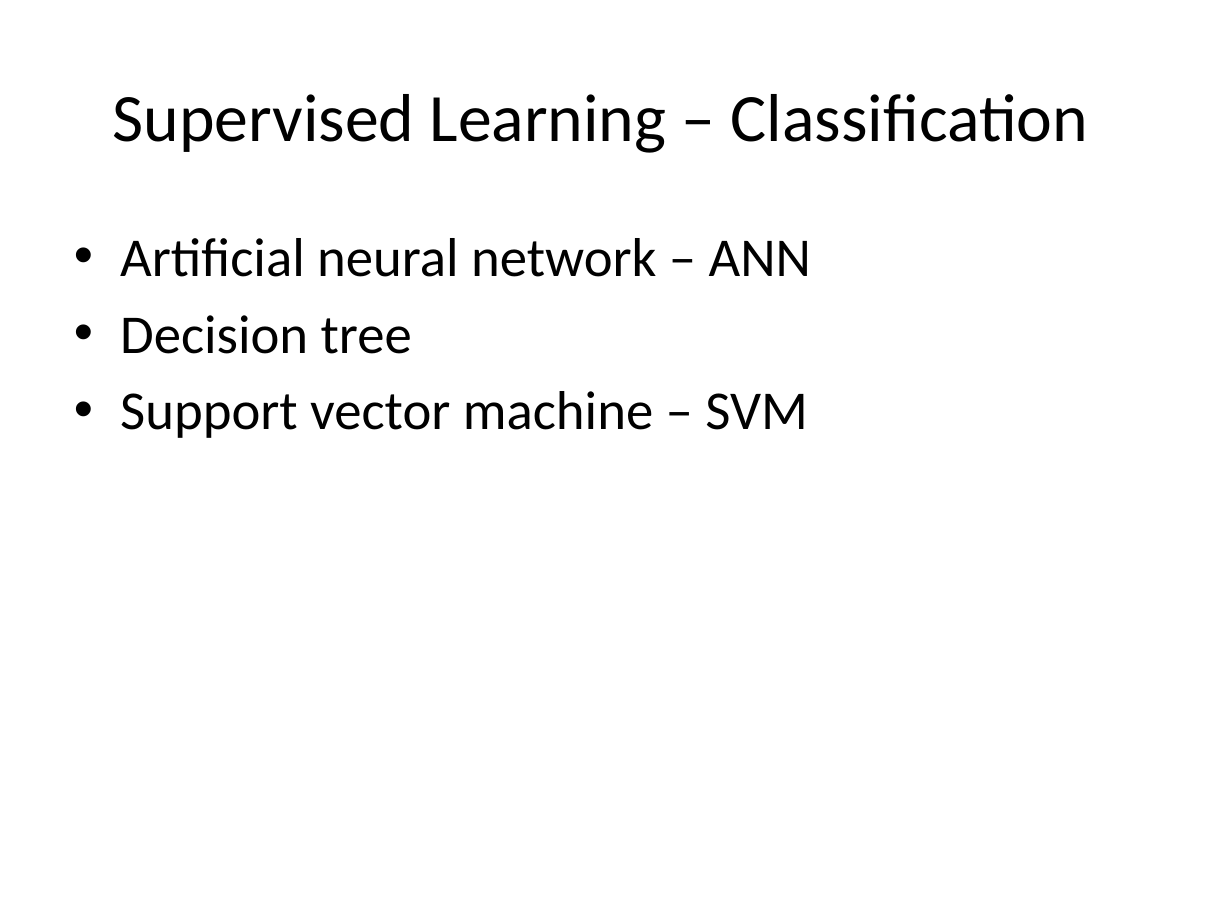
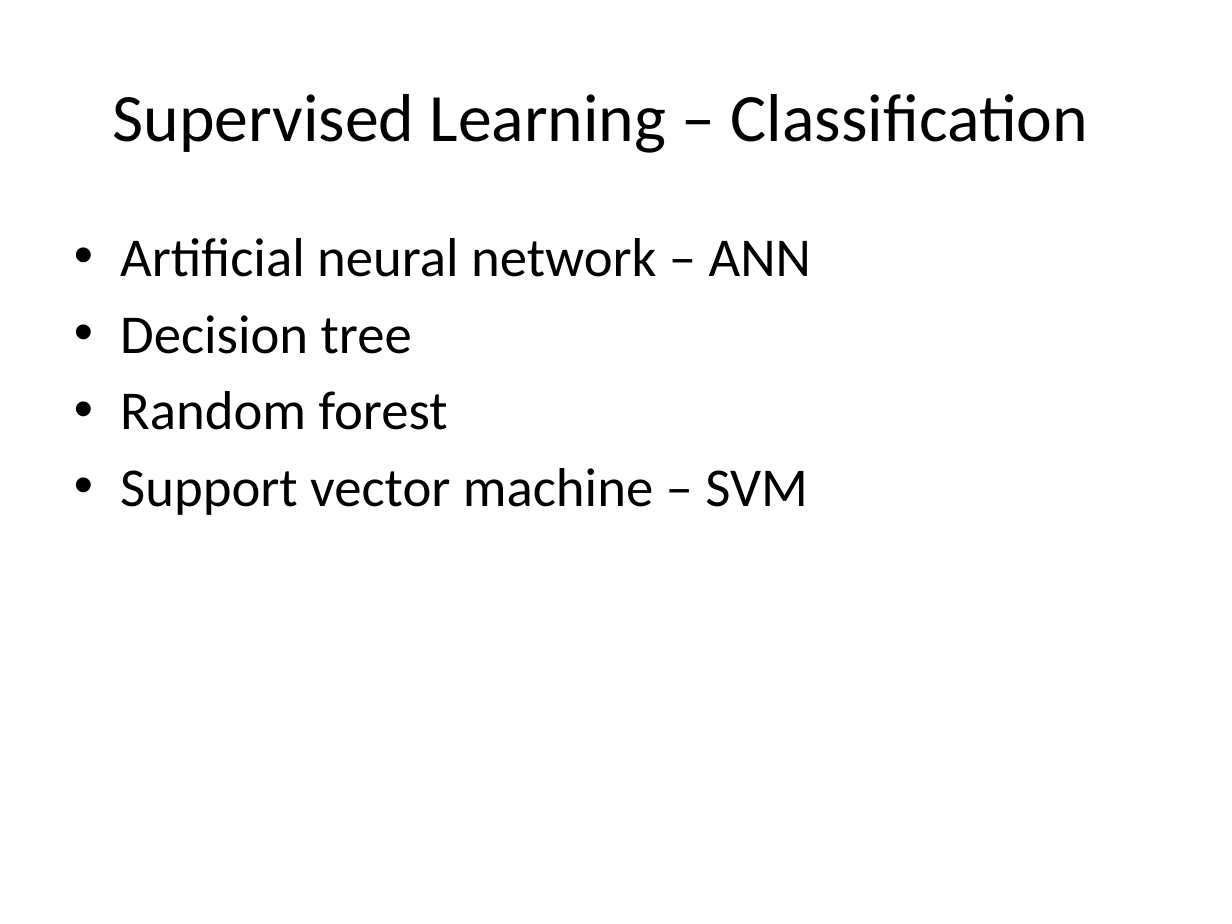
Before and after one commit to look4pritam/ArtificialIntelligence, a slide deck: slide 31 of ArtificialIntelligence/ArtificialIntelligence.pptx. Drawn at 1232x924 pixels with LibreOffice and Linux fonts; fonts in the diff are those of the drawing. Boxes give left, top, right and bottom in pixels: in the first picture for what was removed or moved away, otherwise in the second. Text is boxed around its words. In the diff, an @@ line names an element or a change of style, - is before the commit and + after.

```diff
--- a/ArtificialIntelligence/ArtificialIntelligence.pptx
+++ b/ArtificialIntelligence/ArtificialIntelligence.pptx
@@ text at (120, 391, 448, 430): paragraph added @@
+• Random forest
```
